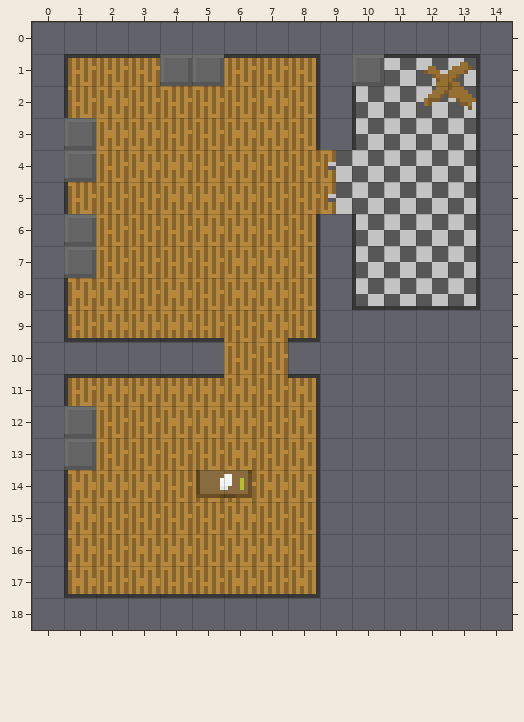
A Tiled map gets an edit: src/data/tilemaps/house.tmx. That is the earlier state.
Cells are 8x8 px. Shown: x 0..14, y 0..18. The old version is drawn lined up with the new one.
Now the later version:
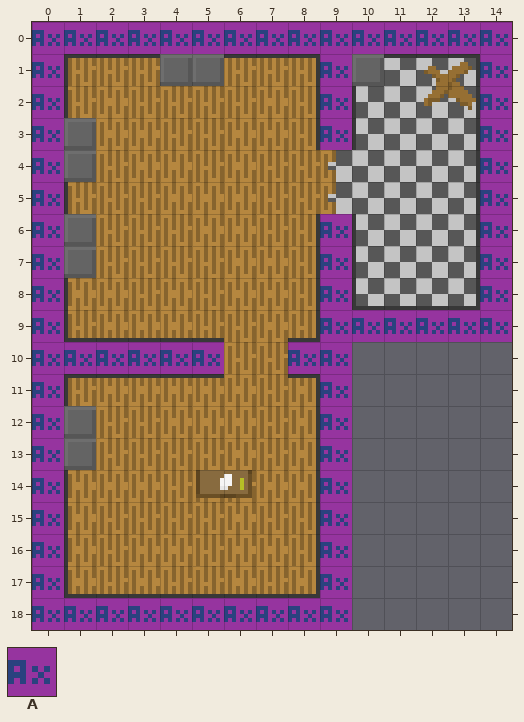
Key: from "dev_tileset": A 0.
_ is an empty cell.
Tiles of an added or newly shown layer are drawn over the layers below it.
Commit message: added pathfinding tiles
Change:
map size 18x18 -> 18x19 cells (old content now starts at 0,1; both pictures use the new coordinates)
Layer "astarpy" (added):
y 0: x 0..14 _______________ -> AAAAAAAAAAAAAAA
y 1..3: x 0 _ -> A; x 9 _ -> A; x 14 _ -> A
y 4..5: x 0 _ -> A; x 14 _ -> A
y 6..8: x 0 _ -> A; x 9 _ -> A; x 14 _ -> A
y 9: x 0 _ -> A; x 9..14 ______ -> AAAAAA
y 10: x 0..5 ______ -> AAAAAA; x 8..9 __ -> AA
y 11..17: x 0 _ -> A; x 9 _ -> A
y 18: x 0..9 __________ -> AAAAAAAAAA
Pixel boxes of the changes (left, top, right, bottom) in both pictures:
added: (32, 22, 512, 630)
